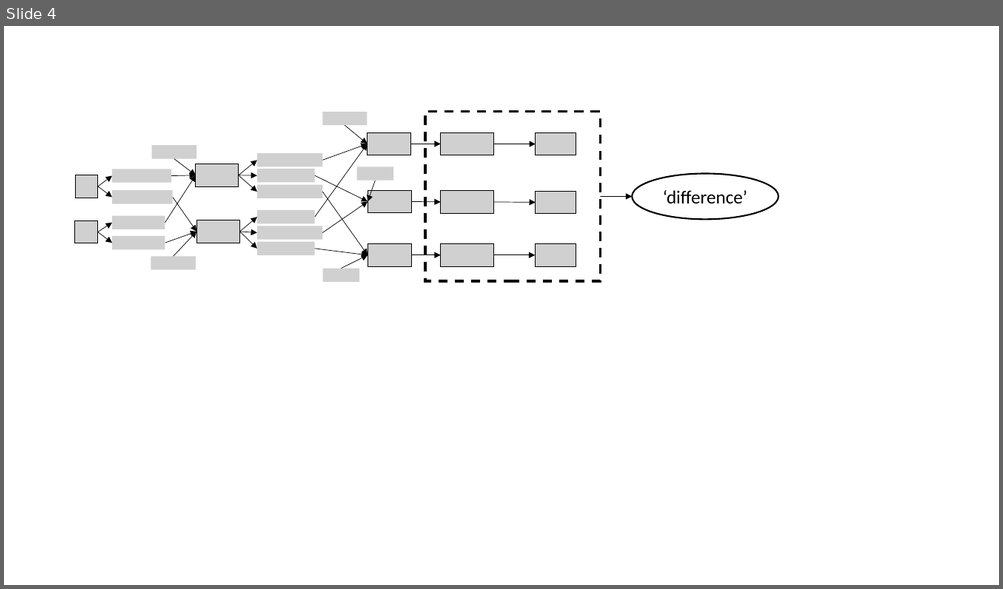
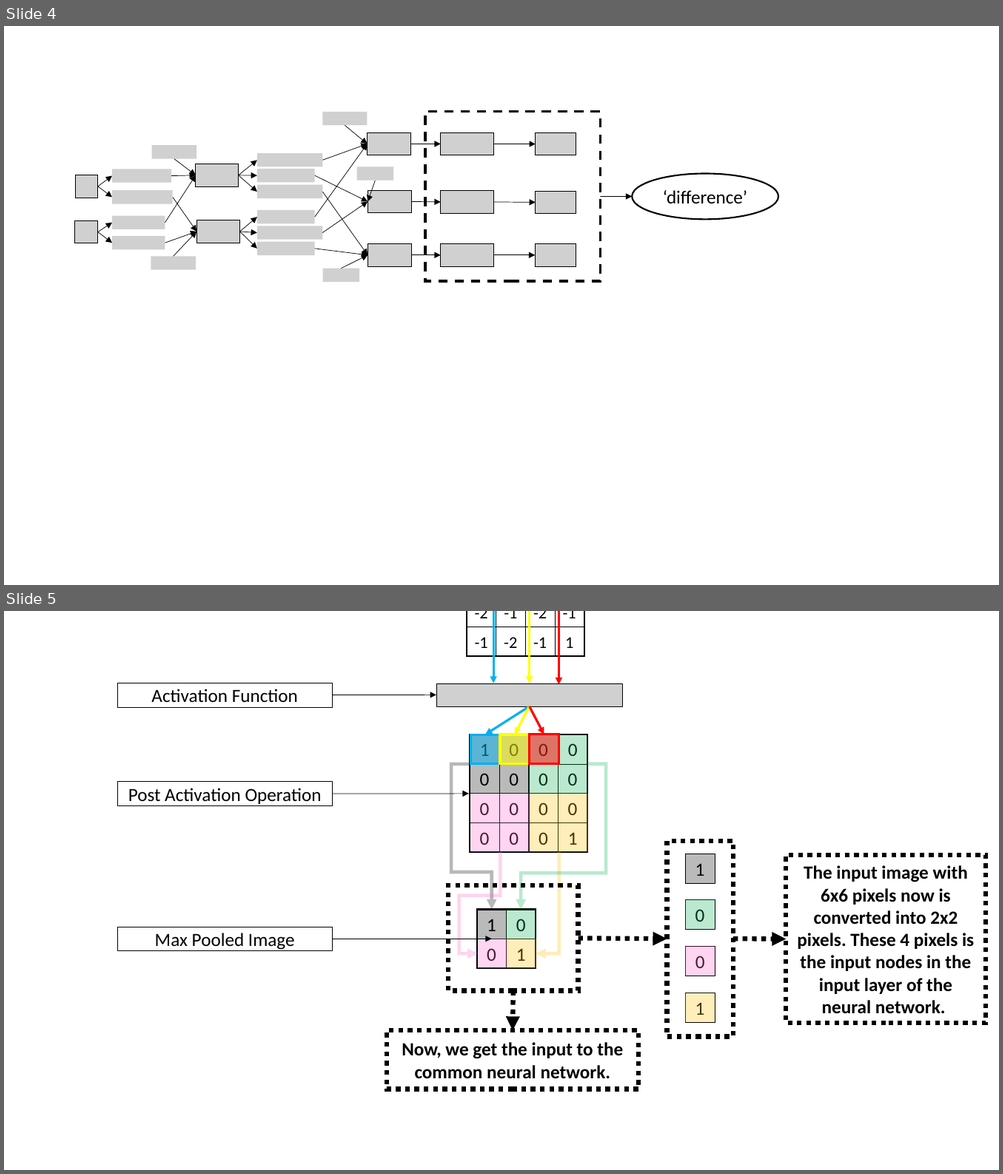
Before and after one commit to Huilin-Li/EasyAlgorithm, a slide deck: pictures/pictures.pptx. Shown one above the other, each under a label of ours: slide 4 before the commit, slides 4 and 5 after it. The pictures are 1003x589 and 1003x1174 pixels, drawn with LibreOffice and Linux fonts; fonts in the diff are those of the drawing; grey boxes stand for pictures. Boxes give left, top, right and bottom in pixels: in the first picture for what was removed or moved away, otherwise in the second. Text is boxed around its words. In the diff, an @@ line names an element or a change of style, - is before the commit and + after.

```diff
--- a/pictures/pictures.pptx
+++ b/pictures/pictures.pptx
@@ slide 5 added at box(4, 611, 999, 1170), background #FFFFFF @@
@@ group added at box(117, 611, 623, 968): 45 rectangles, 7 elbow arrows, 6 arrows, 1 picture @@
+Activation Function
+Post Activation Operation
+Max Pooled Image
+-1
+-2
+-1
+-2
+-1
+-2
+-1
+1
+0
+0
+0
+1
+0
+0
+0
+0
+0
+0
+0
+0
+0
+0
+0
+1
+0
+1
+0
+1
@@ rectangle added at box(666, 841, 733, 1037), outline #000000 4.5 pt dashed @@
@@ rectangle added at box(786, 855, 985, 1024), outline #000000 4.5 pt dashed, 18 pt, text #000000, bold @@
+The input image with 6x6 pixels now is converted into 2x2 pixels. These 4 pixels is the input nodes in the input layer of the neural network.
@@ rectangle added at box(448, 886, 578, 991), outline #000000 4.5 pt dashed @@
@@ arrow added from (578, 939) to (666, 940), #000000 4.5 pt dashed @@
@@ arrow added from (733, 940) to (786, 940), #000000 4.5 pt dashed @@
@@ arrow added from (513, 991) to (513, 1031), #000000 4.5 pt dashed @@
@@ group added at box(686, 854, 714, 1022): 8 rectangles @@
+1
+0
+0
+1
@@ rectangle added at box(387, 1031, 638, 1090), outline #000000 4.5 pt dashed, 18 pt, text #000000, bold @@
+Now, we get the input to the common neural network.
```
Also in this commit, not shown: 2 other files.
